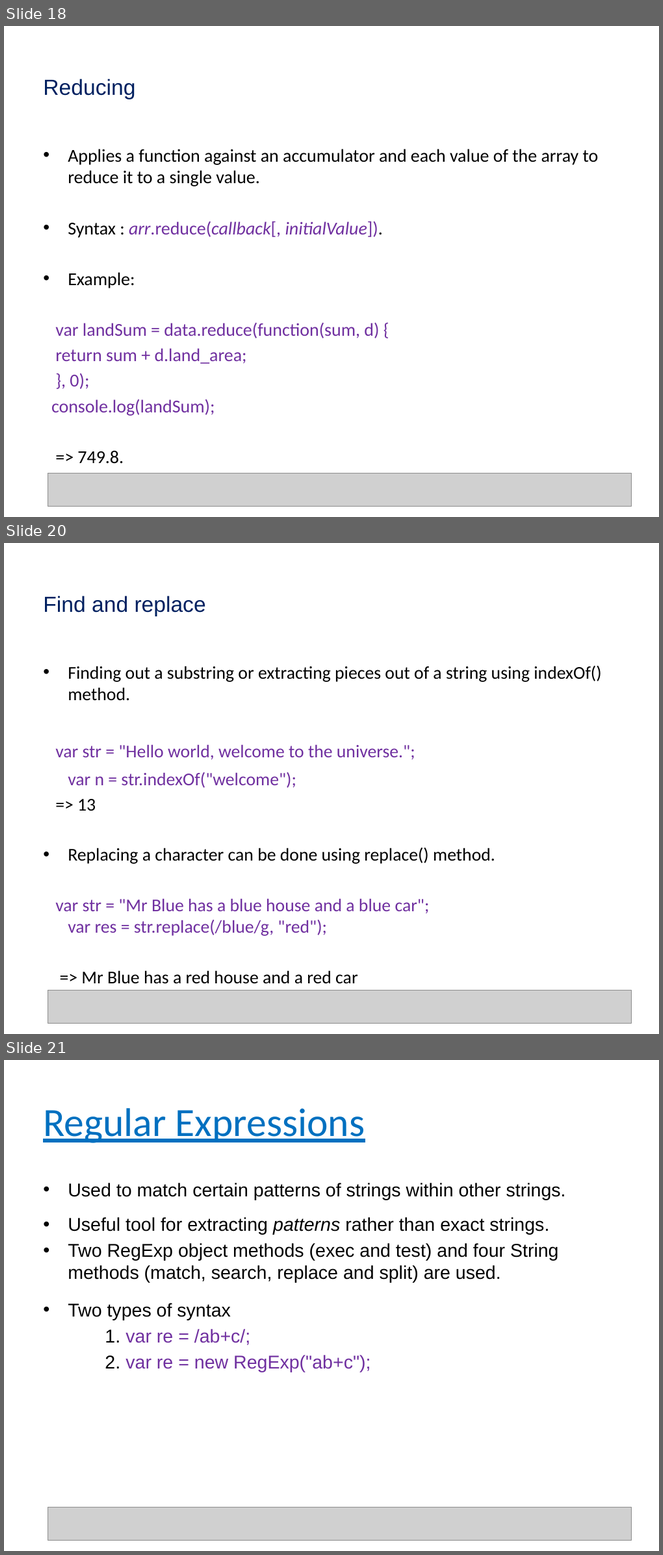
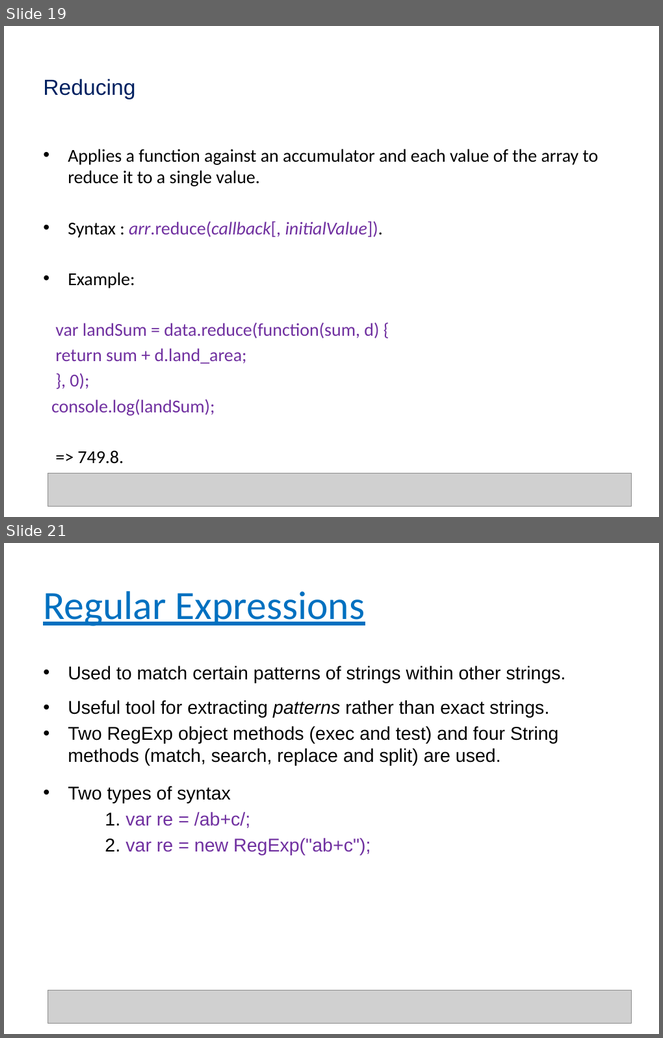
Before and after one commit to shyamTum/JavaScript, a slide deck: Final.pptx. Shown one above the other, each under a label of ours: slides 18, 20 and 21 before the commit, slides 19 and 21 after it; the slides between them are not shown. The pictures are 663x1555 and 663x1038 pixels, drawn with LibreOffice and Linux fonts; fonts in the diff are those of the drawing; grey boxes stand for pictures. Boxes give left, top, right and bottom in pixels: in the first picture for what was removed or moved away, otherwise in the second. Text is boxed around its words. In the diff, an @@ line names an element or a change of style, - is before the commit and + after.

```diff
--- a/Final.pptx
+++ b/Final.pptx
@@ slide 20 removed at box(4, 543, 659, 1034), background #FFFFFF @@
@@ title removed at box(43, 596, 206, 616) @@
-Find and replace
@@ text removed at box(55, 666, 601, 984) @@
-• Finding out a substring or extracting pieces out of a string using indexOf() method.
-var str = "Hello world, welcome to the universe.";
-var n = str.indexOf("welcome");
-=> 13
-• Replacing a character can be done using replace() method.
-var str = "Mr Blue has a blue house and a blue car";
-var res = str.replace(/blue/g, "red");
-=> Mr Blue has a red house and a red car
@@ picture removed at box(48, 990, 633, 1023) @@
@@ what was slide 18 is now slide 19 @@
```
Also in this commit, not shown: 3 slides changed, 1 slide added, 1 other file.
